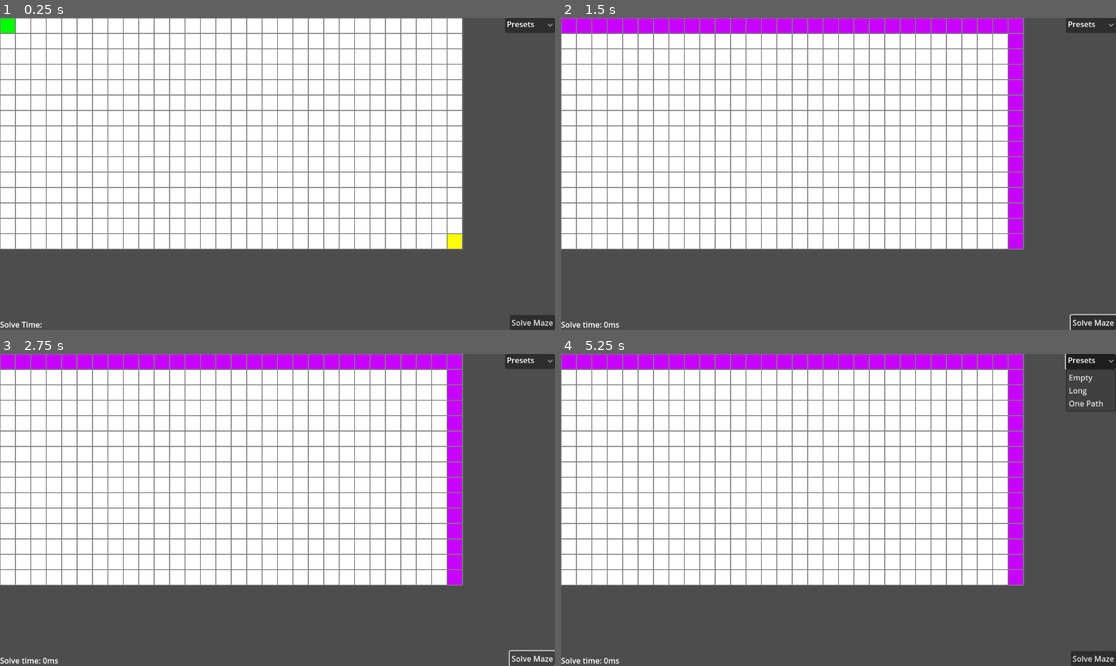
Above: before the commit, frames 1-4 (two rows, left to right).
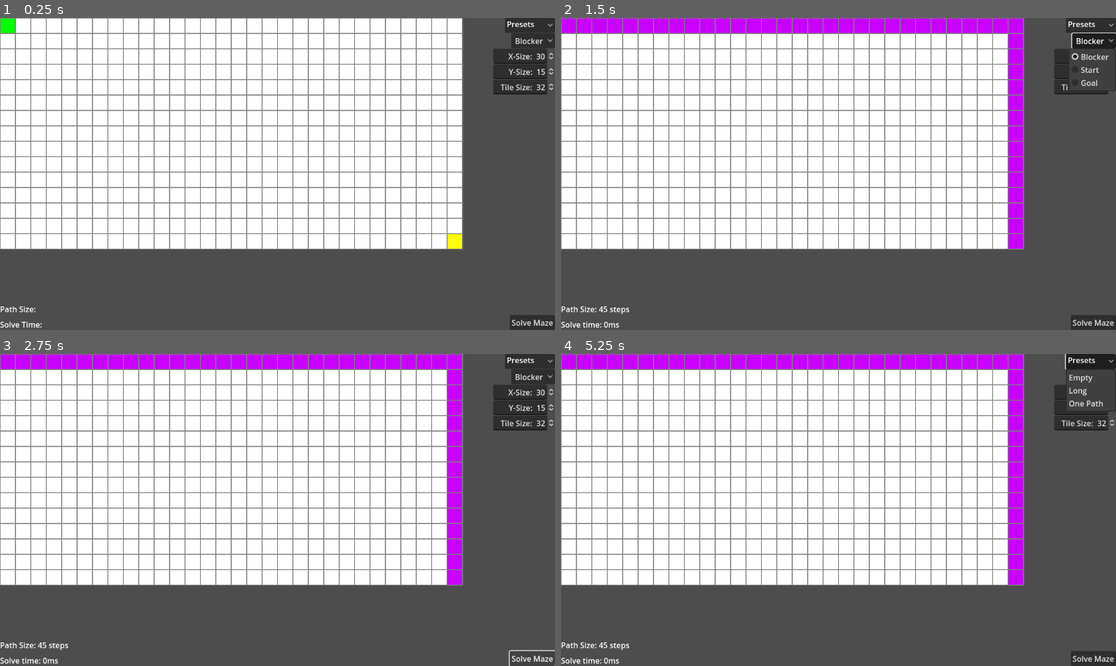
Above: after the commit, the same moments.

Repository: bayowulf/AStarGodot
Game: Godot game, scene res://AStarHandler/astar_tester.tscn
The game is run twice, just before and just after one commit, with the same random seed, the same clock (stepped at 60 frames per second) and the same inputs.
Inputs (mouse positions are in pixels of both pictures, inside the frame that each line leads up to):
- Up to frame 1 (0.25 s): no input
- Up to frame 2 (1.5 s): click "Solve Maze" at 0.5 s; click (1093, 39) at 1.25 s, where only the run after the commit has a clickable "Blocker"
- Up to frame 3 (2.75 s): click "Solve Maze" at 2 s
- Up to frame 4 (5.25 s): click (1093, 375) at 2.75 s, where only the run after the commit has a clickable "Blocker"; click "Solve Maze" at 3.5 s; click (1093, 375) at 4.25 s, where only the run after the commit has a clickable "Blocker"; click "Presets" at 5 s

The runs differ from the first frame. In frame 1, 1.7% of the frame differs, in the area x 0-100%, y 4-95%; in frame 2, 1.2%; in frame 3, 1.8%; in frame 4, 0.8%.

Commit message:
Cost calculations
Added 2 cost calculations, dxdy and cumulative, cumulative is slower but gives shorter paths than dxdy.

Diff:
--- a/AStarAlgorithm/astar.gd
+++ b/AStarAlgorithm/astar.gd
@@ -18,15 +18,22 @@
 			Long: 22
 			One Path: 2
 	'''
+
 	class Cell:
 		var pos: Vector2
 		var previous: Cell
 		var cost: int
 
-		func _init(cellPos:Vector2, previousCell: Cell, goal: Vector2) -> void:
+		func _init(cellPos:Vector2, previousCell: Cell, goal: Vector2, costCalc: costCalculation) -> void:
 			pos = cellPos
 			previous = previousCell
-			cost = abs(goal.x - pos.x + goal.y - pos.y)
+			match costCalc:
+				costCalculation.DXDY:
+					cost = abs(goal.x - pos.x + goal.y - pos.y)
+				costCalculation.CUMULATIVE:
+					cost = abs(goal.x - pos.x + goal.y - pos.y)
+					if (previous != null):
+						cost += previous.get_cost()
 
 		func get_position() -> Vector2:
 			return pos
@@ -34,8 +41,12 @@
 		func get_previous() -> Cell:
 			return previous
 
+		func change_previous(newPrevious: Cell) -> void:
+			previous = newPrevious
+
 		func get_cost() -> int:
 			return cost
+
 
 	enum movementType {
 		CARDINAL,
@@ -43,14 +54,18 @@
 		OMNIDIRECTIONAL
 	}
 
-	#var maze: AStarMaze
-	#var unvisited: PackedVector2Array
-	#var visited: Array[Cell]
+	enum costCalculation {
+		DXDY,
+		CUMULATIVE
+	}
+
 	var directions: Array[Vector2]
+	var chosenCalculation: costCalculation
 	var solveTime: int
 
-	func _init(movement: movementType) -> void:
+	func _init(movement: movementType, costCalc: costCalculation) -> void:
 		switch_movement(movement)
+		switch_cost_calculation(costCalc)
 
 	func switch_movement(movement: movementType) -> void:
 		match movement:
@@ -61,13 +76,16 @@
 			movementType.OMNIDIRECTIONAL:
 				directions = [Vector2(1, 0), Vector2(-1, 0), Vector2(0, 1), Vector2(0, -1), Vector2(1, 1), Vector2(1, -1), Vector2(-1, -1), Vector2(-1, 1)] # Cardinal + Diagonal
 
+	func switch_cost_calculation(costCalc: costCalculation) -> void:
+		chosenCalculation = costCalc
+
 	func solve_maze(maze: AStar.Maze) -> PackedVector2Array:
 		var start: Vector2 = maze.get_start()
 		var goal: Vector2 = maze.get_end()
 		if (start == goal):
 			return []
 
-		var unvisited: Array[Cell] = [Cell.new(start, null, goal)]
+		var unvisited: Array[Cell] = [Cell.new(start, null, goal, chosenCalculation)]
 		var visited: Array[Cell] = []
 
 		while (!unvisited.is_empty()):
@@ -99,10 +117,12 @@
 					var alreadyVisited: bool = false
 					for visitedCell in visited:
 						if (newPos == visitedCell.get_position()):
+							#if (cell.get_cost() < visitedCell.get_previous().get_cost()):
+							#	visitedCell.change_previous(cell)
 							alreadyVisited = true
 							break
 					if (!alreadyVisited): # Check if unvisited
-						neighbors.append(Cell.new(newPos, cell, goal))
+						neighbors.append(Cell.new(newPos, cell, goal, chosenCalculation))
 
 		return neighbors
 
@@ -148,6 +168,10 @@
 				return Vector2(tile%int(gridSize.x), floor(tile/gridSize.x))
 		return Vector2.ZERO
 
+	func set_size(x: int, y: int):
+		gridSize = Vector2(x, y)
+		grid.resize(x*y)
+
 	func get_size() -> Vector2:
 		return gridSize
 
--- a/AStarHandler/astar_tester.gd
+++ b/AStarHandler/astar_tester.gd
@@ -26,8 +26,10 @@
 		$CanvasLayer/MazePresets.add_item(presetsDict.keys()[index], index)
 		$CanvasLayer/MazePresets.get_popup().set_item_as_radio_checkable(index, false)
 	$CanvasLayer/MazePresets.selected = -1
+	$CanvasLayer/XSize.value = gridSize.x
+	$CanvasLayer/YSize.value = gridSize.y
 	maze = AStar.Maze.new(gridSize)
-	solver = AStar.Solver.new(AStar.Solver.movementType.CARDINAL)
+	solver = AStar.Solver.new(AStar.Solver.movementType.CARDINAL, AStar.Solver.costCalculation.CUMULATIVE)
 	cachedPath = []
 
 # Called every frame. 'delta' is the elapsed time since the previous frame.
@@ -82,23 +84,21 @@
 	if Input.is_action_pressed("left_click"):
 		var gridPos: Vector2 = floor(get_global_mouse_position()/tileSize)
 		if (gridPos.x >= 0 && gridPos.y >= 0 && gridPos.x < gridSize.x && gridPos.y < gridSize.y):
-			if (maze.get_tile_type(gridPos.x, gridPos.y) == 0):
-				maze.change_tile(
-					gridPos.x,
-					gridPos.y,
-					1
-				)
-				queue_redraw()
+			maze.change_tile(
+				gridPos.x,
+				gridPos.y,
+				$CanvasLayer/CellSelector.get_selected_id() + 1
+			)
+			queue_redraw()
 	elif Input.is_action_pressed("right_click"):
 		var gridPos: Vector2 = floor(get_global_mouse_position()/tileSize)
 		if (gridPos.x >= 0 && gridPos.y >= 0 && gridPos.x < gridSize.x && gridPos.y < gridSize.y):
-			if (maze.get_tile_type(gridPos.x, gridPos.y) == 1):
-				maze.change_tile(
-					gridPos.x,
-					gridPos.y,
-					0
-				)
-				queue_redraw()
+			maze.change_tile(
+				gridPos.x,
+				gridPos.y,
+				0
+			)
+			queue_redraw()
 
 func draw_solution(solution: PackedVector2Array) -> void:
 	for pos: int in solution.size():
@@ -109,9 +109,22 @@
 	cachedPath = solver.solve_maze(maze)
 	var totalTime: int = Time.get_ticks_msec() - startTime
 	$CanvasLayer/SolveTime.text = "Solve time: " + str(totalTime) + "ms"
+	$CanvasLayer/PathSize.text = "Path Size: " + str(cachedPath.size()) + " steps"
 	queue_redraw()
 
 func set_maze_preset(index: int) -> void:
 	$CanvasLayer/MazePresets.selected = -1
 	maze.set_maze(PackedInt32Array(presetsDict.values()[index]))
 	queue_redraw()
+
+func change_maze_size_to_selected(_val: float) -> void:
+	$CanvasLayer/XSize.get_line_edit().release_focus()
+	$CanvasLayer/YSize.get_line_edit().release_focus()
+	maze.set_size($CanvasLayer/XSize.value, $CanvasLayer/YSize.value)
+	gridSize = maze.get_size()
+	queue_redraw()
+
+func change_tile_size(val: float) -> void:
+	$CanvasLayer/TileSize.get_line_edit().release_focus()
+	tileSize = val
+	queue_redraw()
--- a/AStarHandler/astar_tester.tscn
+++ b/AStarHandler/astar_tester.tscn
@@ -37,6 +37,16 @@
 grow_vertical = 0
 text = "Solve Time:"
 
+[node name="PathSize" type="Label" parent="CanvasLayer"]
+anchors_preset = 2
+anchor_top = 1.0
+anchor_bottom = 1.0
+offset_top = -55.0
+offset_right = 40.0
+offset_bottom = -32.0
+grow_vertical = 0
+text = "Path Size:"
+
 [node name="MazePresets" type="OptionButton" parent="CanvasLayer"]
 anchors_preset = 1
 anchor_left = 1.0
@@ -53,5 +63,66 @@
 offset_bottom = 24.0
 text = "Presets"
 
+[node name="CellSelector" type="OptionButton" parent="CanvasLayer"]
+anchors_preset = 1
+anchor_left = 1.0
+anchor_right = 1.0
+offset_left = -91.0
+offset_top = 32.0
+offset_bottom = 63.0
+grow_horizontal = 0
+selected = 0
+item_count = 3
+popup/item_0/text = "Blocker"
+popup/item_1/text = "Start"
+popup/item_1/id = 1
+popup/item_2/text = "Goal"
+popup/item_2/id = 2
+
+[node name="XSize" type="SpinBox" parent="CanvasLayer"]
+anchors_preset = 1
+anchor_left = 1.0
+anchor_right = 1.0
+offset_left = -128.0
+offset_top = 64.0
+offset_bottom = 95.0
+grow_horizontal = 0
+min_value = 2.0
+value = 30.0
+allow_greater = true
+alignment = 2
+prefix = "X-Size: "
+
+[node name="YSize" type="SpinBox" parent="CanvasLayer"]
+anchors_preset = 1
+anchor_left = 1.0
+anchor_right = 1.0
+offset_left = -128.0
+offset_top = 96.0
+offset_bottom = 127.0
+grow_horizontal = 0
+min_value = 2.0
+value = 15.0
+allow_greater = true
+alignment = 2
+prefix = "Y-Size: "
+
+[node name="TileSize" type="SpinBox" parent="CanvasLayer"]
+anchors_preset = 1
+anchor_left = 1.0
+anchor_right = 1.0
+offset_left = -128.0
+offset_top = 128.0
+offset_bottom = 159.0
+grow_horizontal = 0
+min_value = 1.0
+value = 32.0
+allow_greater = true
+alignment = 2
+prefix = "Tile Size: "
+
 [connection signal="button_down" from="CanvasLayer/SolveMaze" to="." method="solve_maze"]
 [connection signal="item_selected" from="CanvasLayer/MazePresets" to="." method="set_maze_preset"]
+[connection signal="value_changed" from="CanvasLayer/XSize" to="." method="change_maze_size_to_selected"]
+[connection signal="value_changed" from="CanvasLayer/YSize" to="." method="change_maze_size_to_selected"]
+[connection signal="value_changed" from="CanvasLayer/TileSize" to="." method="change_tile_size"]
--- a/AStarHandler/main.tscn
+++ /dev/null
@@ -1,7 +0,0 @@
-[gd_scene load_steps=2 format=3 uid="uid://bshnwocwe7be5"]
-
-[ext_resource type="PackedScene" uid="uid://b0551lvxlc0ci" path="res://AStarHandler/astar_tester.tscn" id="1_1k5ln"]
-
-[node name="Main" type="Node"]
-
-[node name="Maze" parent="." instance=ExtResource("1_1k5ln")]
